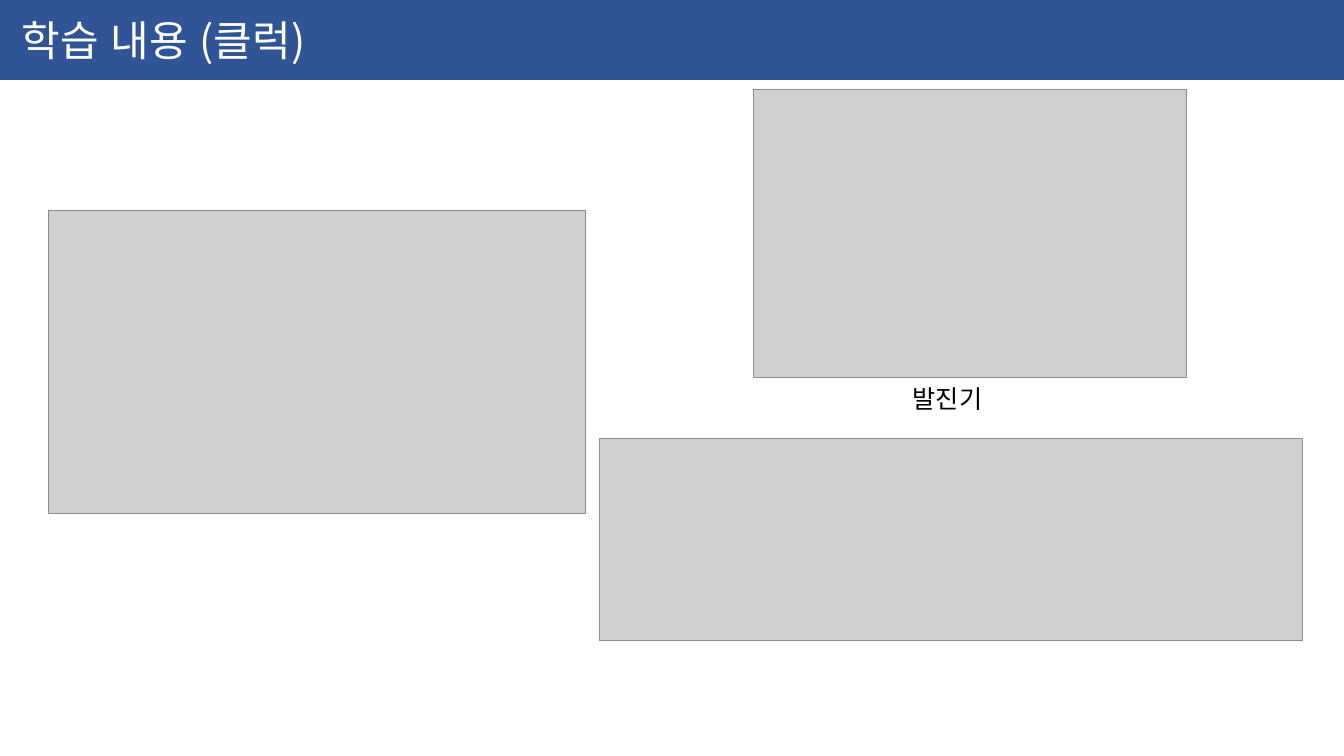
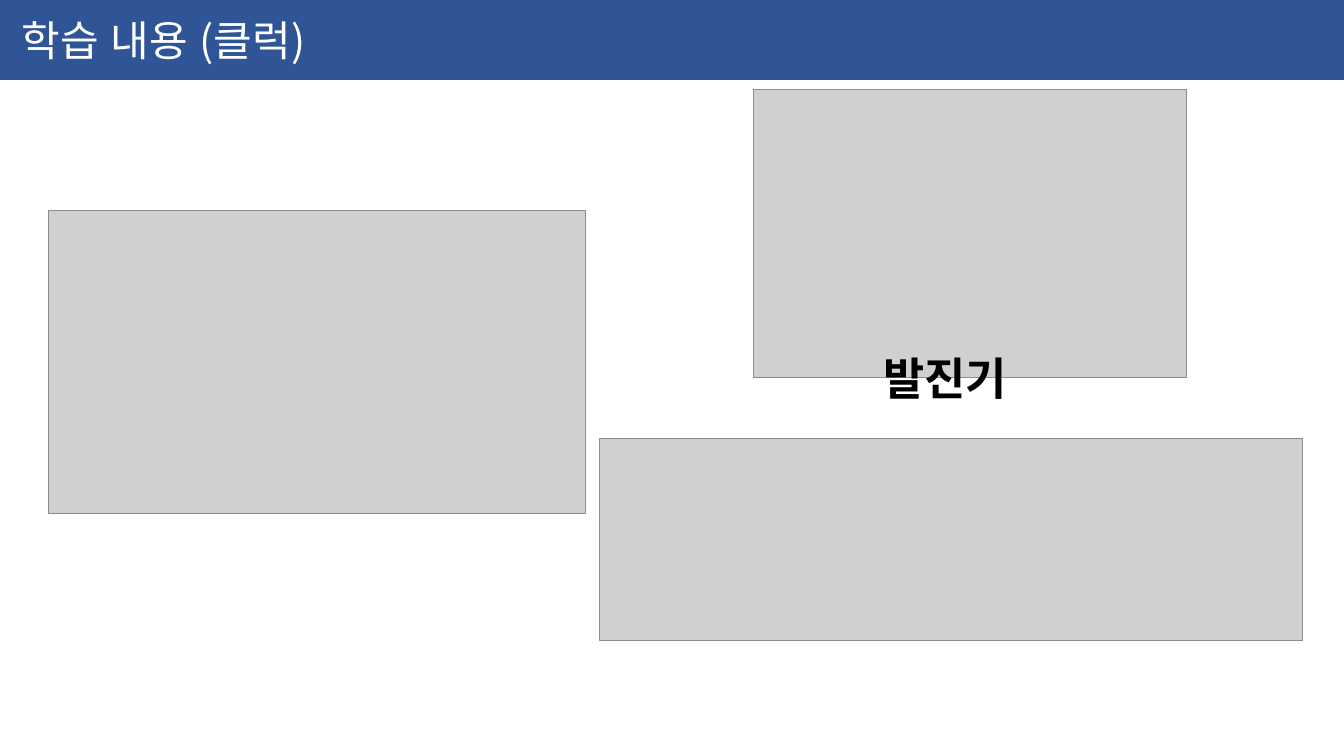
Before and after one commit to ssjf409/2020-yeonsu-highschool, a slide deck: slide 9 of 2020-06-10-연수고.pptx. Drawn at 1344x756 pixels with LibreOffice and Linux fonts; fonts in the diff are those of the drawing; grey boxes stand for pictures. Boxes give left, top, right and bottom in pixels: in the first picture for what was removed or moved away, otherwise in the second. Text is boxed around its words. In the diff, an @@ line names an element or a change of style, - is before the commit and + after.

```diff
--- a/2020-06-10-연수고.pptx
+++ b/2020-06-10-연수고.pptx
@@ text "발진기": place and size @@
-text "발진기" at (913,387,983,410)
+text "발진기" at (883,357,1007,407)
@@ text "발진기" at (883,357,1007,407): size 18 to 32 pt, bold on @@
```
Also in this commit, not shown: 3 other slides changed.
